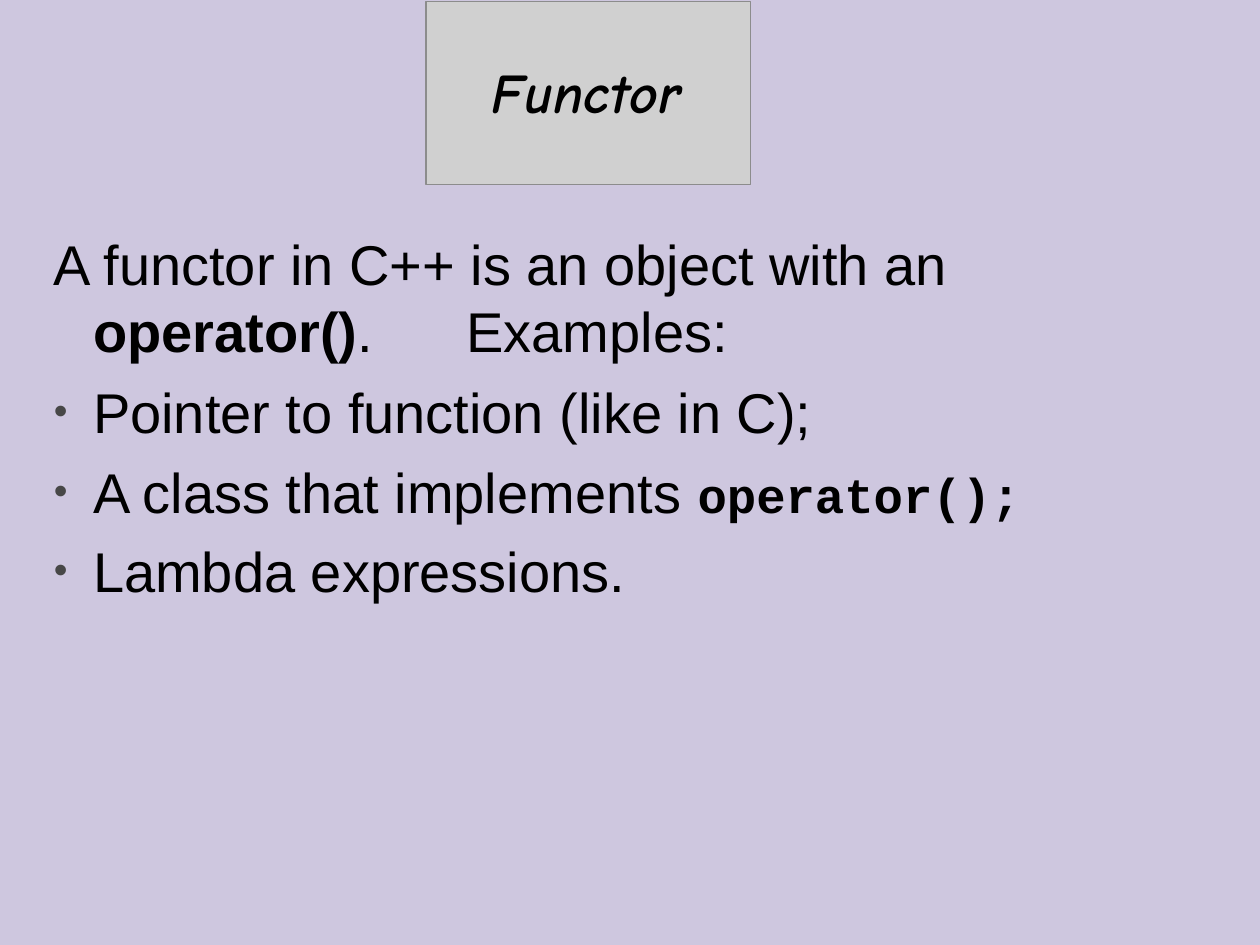
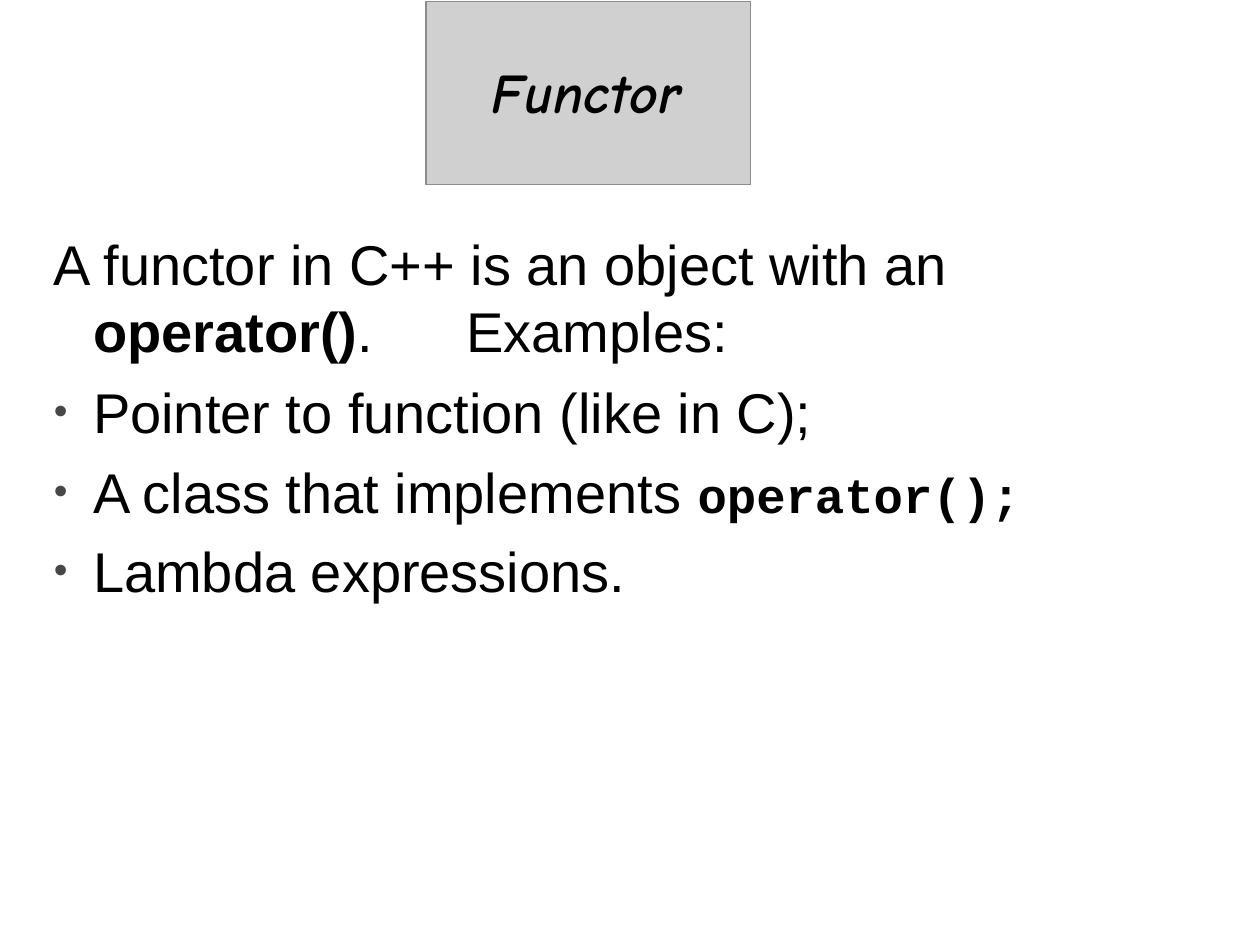
Before and after one commit to cpp-at-ariel/cpp-5779, a slide deck: slide 24 of 10-stl-containers/slides-containers.odp (slide 26 before the commit). Drawn at 1260x945 pixels with LibreOffice and Linux fonts; fonts in the diff are those of the drawing; grey boxes stand for pictures. Boxes give left, top, right and bottom in pixels: in the first picture for what was removed or moved away, otherwise in the second. Text is boxed around its words. In the diff, an @@ line names an element or a change of style, - is before the commit and + after.

```diff
--- a/10-stl-containers/slides-containers.odp
+++ b/10-stl-containers/slides-containers.odp
@@ background #CEC7DF to #FFFFFF @@
```
Also in this commit, not shown: 33 other slides changed, 2 slides removed, 5 other files.
